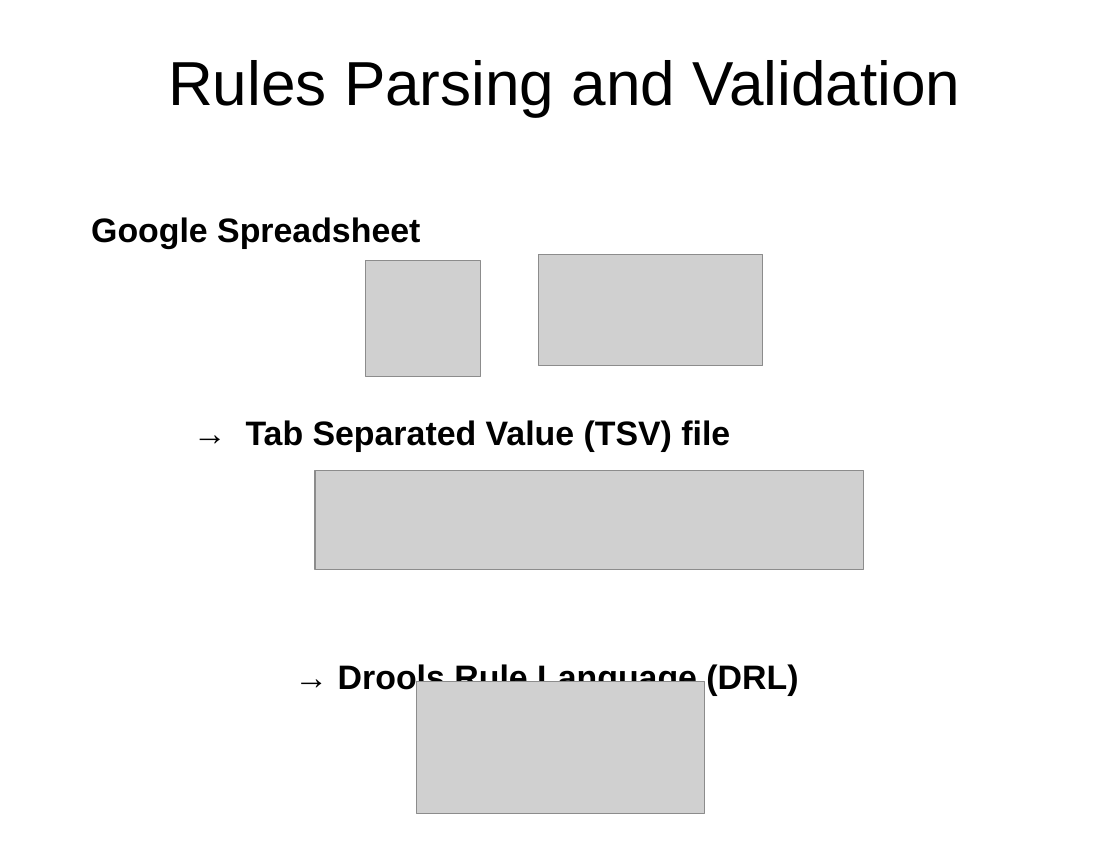
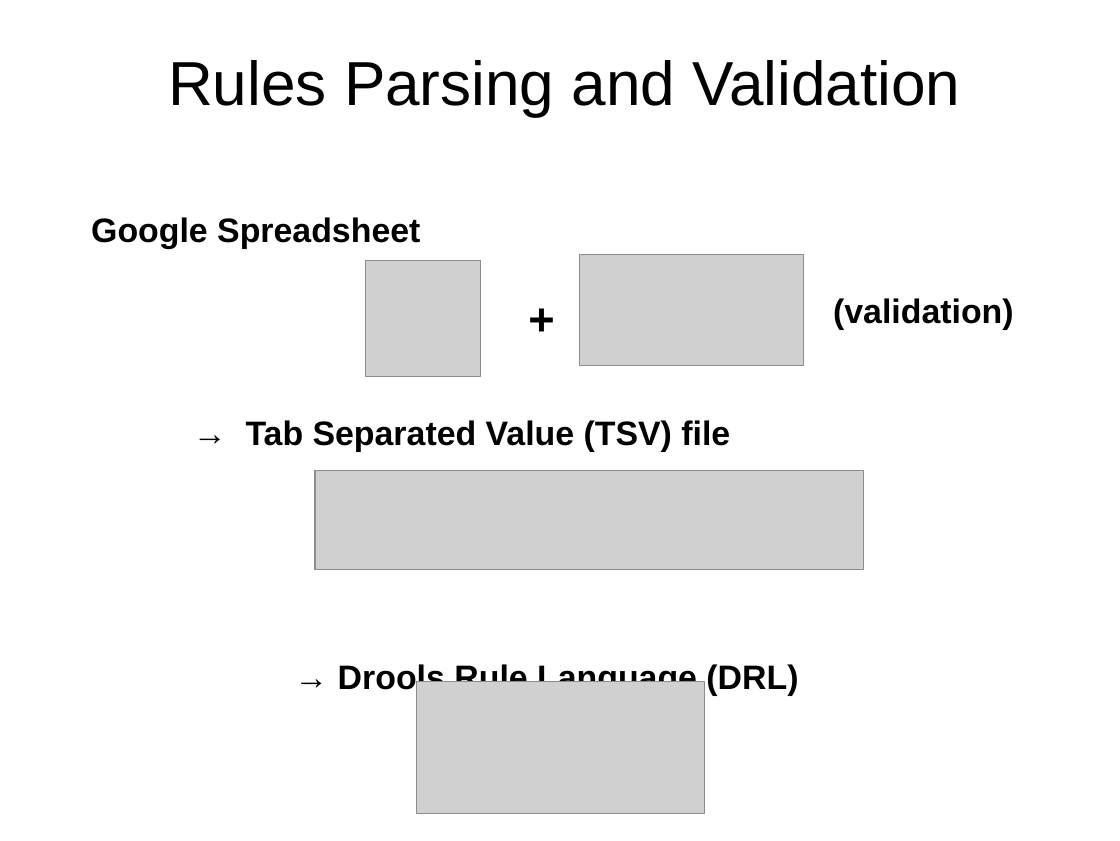
Before and after one commit to jbride/OPEN_Reporting, a slide deck: slide 8 of docs/overview.odp. Drawn at 1120x841 pixels with LibreOffice and Linux fonts; fonts in the diff are those of the drawing; grey boxes stand for pictures. Boxes give left, top, right and bottom in pixels: in the first picture for what was removed or moved away, otherwise in the second. Text is boxed around its words. In the diff, an @@ line names an element or a change of style, - is before the commit and + after.

```diff
--- a/docs/overview.odp
+++ b/docs/overview.odp
@@ picture moved from (x1=539, y1=254, x2=763, y2=366) to (x1=579, y1=254, x2=804, y2=366) @@
@@ text added at (x1=518, y1=285, x2=579, y2=346), 32 pt, text #000000, bold @@
++
@@ text added at (x1=833, y1=298, x2=1014, y2=330), 24 pt, text #000000, bold @@
+(validation)
```
Also in this commit, not shown: 1 other slide changed.
